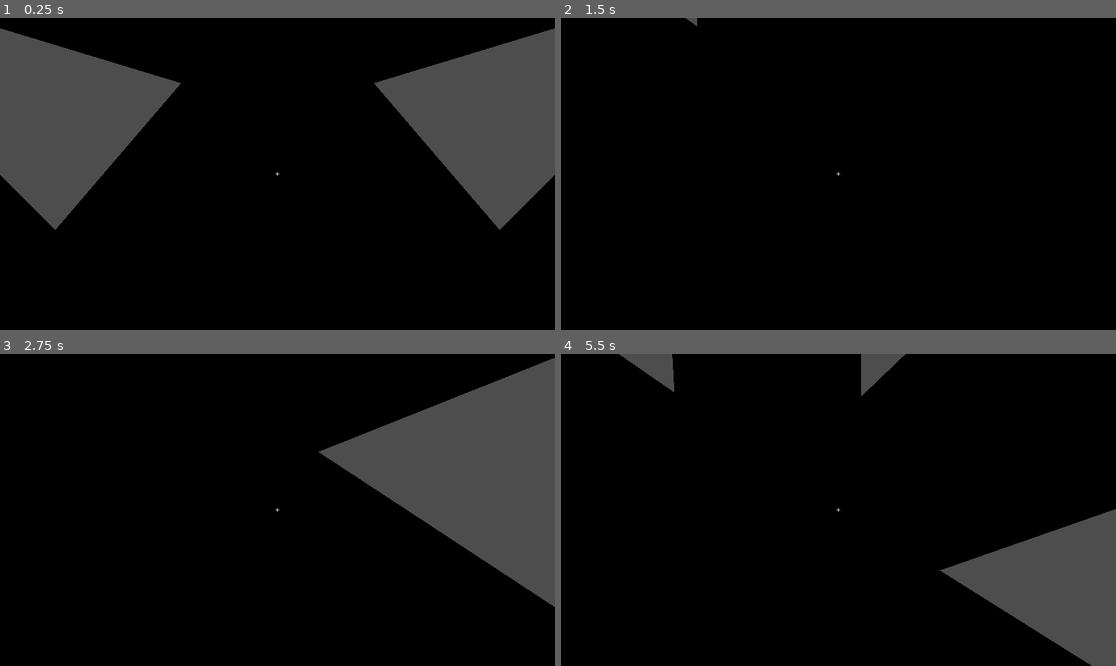
Above: before the commit, frames 1-4 (two rows, left to right).
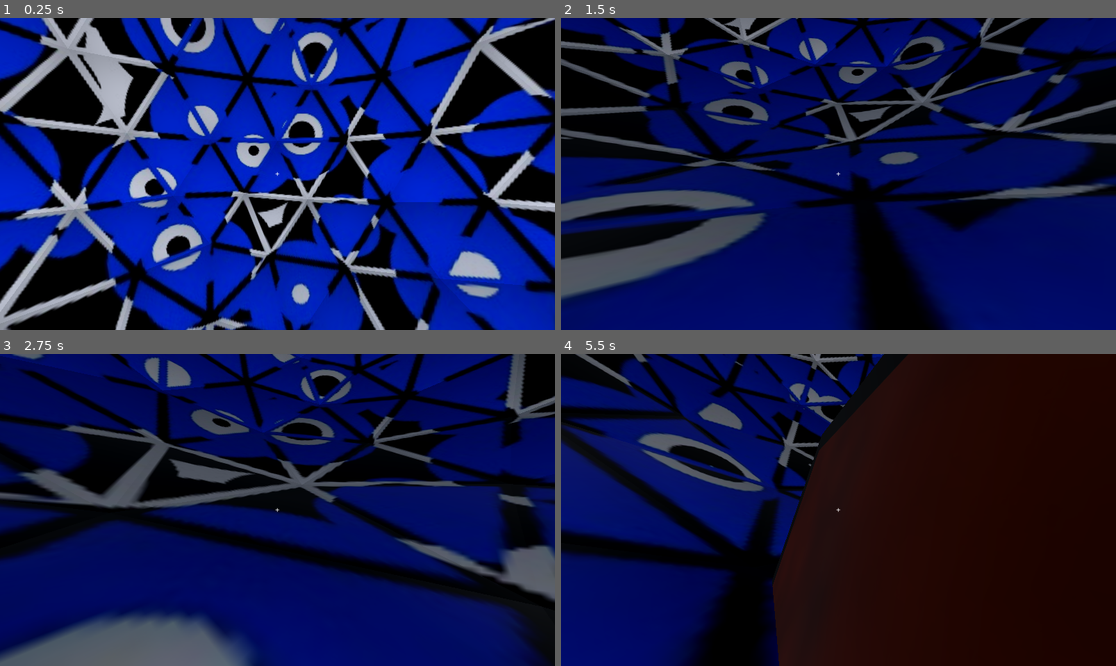
Above: after the commit, the same moments.

Repository: pudgypoultry/gmtk2025
Game: Godot game, scene res://Scenes/world.tscn
The game is run twice, just before and just after one commit, with the same random seed, the same clock (stepped at 60 frames per second) and the same inputs. Before the commit the project starts from res://Scenes/test_ground.tscn.
Inputs (mouse positions are in pixels of both pictures, inside the frame that each line leads up to):
- Up to frame 1 (0.25 s): no input
- Up to frame 2 (1.5 s): move the mouse to (866, 174) at 0.52 s; hold Shift (Run) 0.53-1.28 s; hold W (MoveForward) from 0.53 s (still down); click (866, 174) at 0.67 s; move the mouse to (810, 174) at 1.27 s; tap 1 (Toggle Pillar L1) at 1.35 s
- Up to frame 3 (2.75 s): keep holding W (MoveForward); move the mouse to (288, 503) at 2.02 s; hold 2 (Toggle Pillar L2) from 2.03 s (still down)
- Up to frame 4 (5.5 s): keep holding W (MoveForward); move the mouse to (832, 516) at 2.77 s; release 2 (Toggle Pillar L2) at 2.78 s; tap 3 (Toggle Pillar L3) at 2.85 s; click (832, 516) at 2.92 s; move the mouse to (877, 513) at 3.52 s; hold 4 (Toggle Pillar L4) 3.53-4.28 s; move the mouse to (794, 506) at 4.27 s; tap Shift (Run) at 4.35 s; move the mouse to (844, 510) at 5.02 s; hold 1 (Toggle Pillar L1) from 5.03 s (still down); click (844, 510) at 5.17 s

The runs differ from the first frame. In frame 1, 83% of the frame differs, in the area x 0-100%, y 0-100%; in frame 2, 77%; in frame 3, 84%; in frame 4, 88%.

Commit message:
Updating World script and still testing player

Diff:
--- a/CharacterController.tscn
+++ b/CharacterController.tscn
@@ -15,7 +15,7 @@
 bottom_radius = 0.3
 height = 0.1
 
-[node name="CharacterBody3D" type="CharacterBody3D" node_paths=PackedStringArray("head", "camera", "camTarget", "rayFolder", "downRayFolder", "forwardRayFolder", "downForwardRayFolder")]
+[node name="CharacterBody3D" type="CharacterBody3D" node_paths=PackedStringArray("head", "camera", "camTarget", "rayFolder", "normalCheckray", "debugShape")]
 script = ExtResource("1_wubm4")
 speed = 10.0
 runSpeed = 20.0
@@ -23,9 +23,8 @@
 camera = NodePath("Head/Camera3D")
 camTarget = NodePath("Head/Camera3D/CamTarget")
 rayFolder = NodePath("RayFolder")
-downRayFolder = NodePath("RayFolderModified/Down")
-forwardRayFolder = NodePath("RayFolderModified/Forward")
-downForwardRayFolder = NodePath("RayFolderModified/DownForward")
+normalCheckray = NodePath("GroundNormalCheck")
+debugShape = NodePath("MeshInstance3D")
 
 [node name="MeshInstance3D" type="MeshInstance3D" parent="."]
 mesh = SubResource("CapsuleMesh_l0jw5")
@@ -741,64 +740,6 @@
 [node name="RIGHT56" type="RayCast3D" parent="RayFolder"]
 transform = Transform3D(-2.98023e-08, 0, 1, -0.258819, 0.965926, -1.34513e-08, -0.965926, -0.258819, -2.98023e-08, -0.125, 0, 0)
 target_position = Vector3(1, 0, 0)
-hit_back_faces = false
-
-[node name="RayFolderModified" type="Node3D" parent="."]
-transform = Transform3D(2, 0, 0, 0, 2, 0, 0, 0, 2, 0, 0, 0)
-visible = false
-
-[node name="Down" type="Node3D" parent="RayFolderModified"]
-
-[node name="RayCast3D" type="RayCast3D" parent="RayFolderModified/Down"]
-hit_back_faces = false
-
-[node name="RayCast3D4" type="RayCast3D" parent="RayFolderModified/Down"]
-transform = Transform3D(1, 0, 0, 0, 1, 0, 0, 0, 1, 0, 0, 0.25)
-hit_back_faces = false
-
-[node name="RayCast3D7" type="RayCast3D" parent="RayFolderModified/Down"]
-transform = Transform3D(1, 0, 0, 0, 1, 0, 0, 0, 1, 0, 0, -0.25)
-hit_back_faces = false
-
-[node name="Forward" type="Node3D" parent="RayFolderModified"]
-transform = Transform3D(1, 0, 0, 0, -4.37114e-08, -1, 0, 1, -4.37114e-08, 0, 0, 0)
-
-[node name="RayCast3D" type="RayCast3D" parent="RayFolderModified/Forward"]
-hit_back_faces = false
-
-[node name="RayCast3D4" type="RayCast3D" parent="RayFolderModified/Forward"]
-transform = Transform3D(1, 0, 0, 0, 1, 0, 0, 0, 1, 0, 0, 0.25)
-hit_back_faces = false
-
-[node name="RayCast3D7" type="RayCast3D" parent="RayFolderModified/Forward"]
-transform = Transform3D(1, 0, 0, 0, 1, 0, 0, 0, 1, 0, 0, -0.25)
-hit_back_faces = false
-
-[node name="RayCast3D2" type="RayCast3D" parent="RayFolderModified/Forward"]
-hit_back_faces = false
-
-[node name="RayCast3D5" type="RayCast3D" parent="RayFolderModified/Forward"]
-transform = Transform3D(1, 0, 0, 0, 1, 0, 0, 0, 1, 0, 0, 0.25)
-hit_back_faces = false
-
-[node name="RayCast3D8" type="RayCast3D" parent="RayFolderModified/Forward"]
-transform = Transform3D(1, 0, 0, 0, 1, 0, 0, 0, 1, 0, 0, -0.25)
-hit_back_faces = false
-
-[node name="DownForward" type="Node3D" parent="RayFolderModified"]
-transform = Transform3D(1, 0, 0, 0, 0.707107, 0.707107, 0, -0.707107, 0.707107, 0, -0.5, -0.75)
-
-[node name="RayCast3D" type="RayCast3D" parent="RayFolderModified/DownForward"]
-target_position = Vector3(0, -1.25, 0)
-hit_back_faces = false
-
-[node name="RayCast3D4" type="RayCast3D" parent="RayFolderModified/DownForward"]
-transform = Transform3D(1, 0, 0, 0, 1, 0, 0, 0, 1, 0, 0, 0.25)
-hit_back_faces = false
-
-[node name="RayCast3D7" type="RayCast3D" parent="RayFolderModified/DownForward"]
-transform = Transform3D(1, 0, 0, 0, 1, 0, 0, 0, 1, 0, 0, -0.25)
-target_position = Vector3(0, -1.5, 0)
 hit_back_faces = false
 
 [node name="Control" type="Control" parent="."]
@@ -819,3 +760,8 @@
 text = "+"
 horizontal_alignment = 1
 vertical_alignment = 1
+
+[node name="GroundNormalCheck" type="RayCast3D" parent="."]
+transform = Transform3D(1, 0, 0, 0, 1, 0, 0, 0, 1, 0, -0.72974, 0)
+collision_mask = 2049
+hit_back_faces = false
--- a/Scenes/pillar_control.gd
+++ b/Scenes/pillar_control.gd
@@ -7,6 +7,14 @@
 @export var pillar_set_L4:IcoPillarMover
 @export var shell_node:Node3D
 @export var shell_detection_ray:RayCast3D
+@export var player_detection_ray:RayCast3D
+
+var pillar_sets = [pillar_set_L1, pillar_set_L2, pillar_set_L3, pillar_set_L4]
+
+
+func _process(delta) -> void:
+	player_detection_ray.target_position = player_node.global_position * 2
+
 
 func _input(event) -> void:
 	if event.is_action_pressed("Toggle Pillar L1"):
@@ -34,11 +42,24 @@
 		if obj:
 			pillar_set_L4.MoveRadially(obj)
 
+
 func FindNearestPillar(pillar_set) -> Node3D:
 	var min_pos:float = 10000000
 	var target:Node3D
 	for pillar in pillar_set.get_child(0).get_children():
 		var dis:float = (pillar.position - player_node.position).length_squared()
+		if dis < min_pos:
+			min_pos = dis
+			target = pillar
+	print("found target: " + target.name)
+	return target
+
+
+func FindNearestPillarToPostion(set_number : int, pos : Vector3) -> Node3D:
+	var min_pos:float = 10000000
+	var target:Node3D
+	for pillar in pillar_sets[set_number - 1].get_child(0).get_children():
+		var dis:float = (pillar.position - pos).length_squared()
 		if dis < min_pos:
 			min_pos = dis
 			target = pillar
@@ -71,3 +92,7 @@
 		# return pillar matching set
 		return result.collider.get_parent()
 	return null
+
+
+func ActivatePillar(pillar : Node3D, layer : int) -> void:
+		pillar_sets[layer - 1].MoveRadially(pillar)
--- a/Scenes/world.tscn
+++ b/Scenes/world.tscn
@@ -22,7 +22,7 @@
 background_color = Color(0.427493, 0.427493, 0.427493, 1)
 sky = SubResource("Sky_k7acu")
 
-[node name="World" type="Node3D" node_paths=PackedStringArray("player_node", "pillar_set_L1", "pillar_set_L2", "pillar_set_L3", "pillar_set_L4", "shell_node", "shell_detection_ray")]
+[node name="World" type="Node3D" node_paths=PackedStringArray("player_node", "pillar_set_L1", "pillar_set_L2", "pillar_set_L3", "pillar_set_L4", "shell_node", "shell_detection_ray", "player_detection_ray")]
 script = ExtResource("1_o06y3")
 player_node = NodePath("CharacterBody3D")
 pillar_set_L1 = NodePath("Ico_Layer_01")
@@ -31,6 +31,7 @@
 pillar_set_L4 = NodePath("Ico_Layer_04")
 shell_node = NodePath("Ico_Shell")
 shell_detection_ray = NodePath("CharacterBody3D/Head/Camera3D/TargetRay")
+player_detection_ray = NodePath("PlayerDetectionRay")
 
 [node name="Ico_Layer_01" parent="." instance=ExtResource("3_k7acu")]
 inactive_distance = 10.0
@@ -47,8 +48,14 @@
 inactive_distance = 30.0
 animation_length = 2.5
 
+[node name="PlayerDetectionRay" type="RayCast3D" parent="."]
+collision_mask = 2048
+hit_back_faces = false
+
 [node name="CharacterBody3D" parent="." instance=ExtResource("7_o06y3")]
+rotationSpeed = 10.0
 verticalCameraClamp = 85.0
+rotationCheckTolerance = 0.01
 
 [node name="ShellFinder" type="RayCast3D" parent="CharacterBody3D"]
 transform = Transform3D(1, 0, 0, 0, 1, 0, 0, 0, 1, 0, 0.598501, -0.969988)
--- a/Scripts/SpiderController.gd
+++ b/Scripts/SpiderController.gd
@@ -6,32 +6,43 @@
 @export var speed : float = 5
 @export var runSpeed : float = 10
 @export var maxTileLineLength : int = 10
+@export var tileCheckTolerance : float = 0.05
+@export var rotationCheckTolerance : float = 0.05
+@export var rotationCheckInterval : float = 0.005
+
 
 @export_category("Plugging in Nodes")
 @export var head : Node3D
 @export var camera : Node3D
 @export var camTarget : Node3D
 @export var rayFolder : Node3D
-@export var downRayFolder : Node3D
-@export var forwardRayFolder : Node3D
-@export var downForwardRayFolder : Node3D
-
+@export var normalCheckray : RayCast3D
+@export var debugShape : MeshInstance3D
+
+var worldReference
 var gravity := Vector3(0,-3,0)
 var jumpVec := Vector3(0, 75, 0)
-var avgNormal : Vector3 = Vector3.ZERO
+var avgNormal : Vector3 = Vector3.UP
 var MOUSE_SENS := 0.005
+var tileCheckTimer : float = 0.0
+var rotationCheckTimer : float = 0.0
 var baseSpeed
 var extravelocity := Vector3.ZERO
 var jumpVectors := Vector3.ZERO
+var lastUpDirection : Vector3 = Vector3.UP
 var bodyOn : StaticBody3D
 var currentTarget : Node3D = null
 var mouseSensMulti := 1
 var tempDict : Dictionary = {}
-
-var visitedTiles : Array = []
+var visitedTileNormals : Array = []
+var checkingForNewTile : bool = false
+var onDifferentTile : bool = true
+var isRotating : bool = false
+var currentLevel : int = 1
 
 
 func _ready() -> void:
+	worldReference = get_parent()
 	Input.set_mouse_mode(Input.MOUSE_MODE_CAPTURED)
 	velocity = Vector3.ZERO
 	baseSpeed = speed
@@ -68,25 +79,7 @@
 		if r.is_colliding():
 			numOfRaysColliding += 1
 			avgNor += r.get_collision_normal()
-	#for ray in downRayFolder.get_children():
-		#var r : RayCast3D = ray
-		#if r.is_colliding():
-			#numOfRaysColliding += 1
-			#avgNor += r.get_collision_normal()
-			#print("Down Normal: " + str(r.get_collision_normal()))
-	#for ray in forwardRayFolder.get_children():
-		#var r : RayCast3D = ray
-		#if r.is_colliding():
-			#numOfRaysColliding += 1
-			#avgNor += r.get_collision_normal()
-			#forwardColliding = true
-	#if !forwardColliding:
-		#for ray in downForwardRayFolder.get_children():
-			#var r : RayCast3D = ray
-			#if r.is_colliding():
-				#numOfRaysColliding += 1
-				#avgNor += r.get_collision_normal()
-				#print("DownForward Normal: " + str(r.get_collision_normal()))
+
 	if avgNor:
 		avgNor /= numOfRaysColliding
 		avgNormal = avgNor.normalized()
@@ -112,6 +105,15 @@
 
 
 func _physics_process(delta: float) -> void:
+	rotationCheckTimer += delta
+	if rotationCheckTimer > rotationCheckInterval:
+		rotationCheckTimer = 0
+		if up_direction.dot(lastUpDirection) > 1 - rotationCheckTolerance:
+			isRotating = false
+		else:
+			isRotating = true
+		lastUpDirection = up_direction
+		print(isRotating)
 	OrientCharacterToDirection(up_direction, delta)
 	velocity = speed * get_dir()
 	checkRays()
@@ -121,26 +123,84 @@
 	elif is_on_floor():
 		jumpVectors = Vector3.ZERO
 	velocity += jumpVectors
+	ManagevisitedTileNormals(delta)
 	up_direction = avgNormal.normalized()
 	move_and_slide()
 
 
-func ManageVisitedTiles():
-	pass
-
-
-func SteppedOnNewTile():
-	pass
+func ManagevisitedTileNormals(delta):
+	var newTileFound = false
+
+	# if our up_direction changed, we're potentially on a new tile
+	if !isRotating && onDifferentTile:
+		checkingForNewTile = true
+		onDifferentTile = false
+
+	# if current tile is the same as last we checked and we are in the state of checking to see that we're on a new tile
+	if checkingForNewTile and lastUpDirection == up_direction:
+		# need to see if we've been on the same up_direction for some amount of time
+		tileCheckTimer += delta
+		if tileCheckTimer > tileCheckTolerance && !isRotating:
+			newTileFound = true
+			tileCheckTimer = 0
+
+	if newTileFound:
+		if normalCheckray.is_colliding():
+			SteppedOnNewTile(normalCheckray.get_collision_normal())
+
+
+
+func SteppedOnNewTile(tileNormal : Vector3):
 	# if up_direction changes AND new up_direction is contained in the tile dictionary,
 	#	then I stepped on a new tile for sure
 	# First, check that that tile is not in the array already
 	#	If it is, initiate check for successful loop
 	#	Otherwise, light it up and keep going
-
-
-func CheckForLoop():
-	pass
+	if normalCheckray.is_colliding():
+		var currentNormal = normalCheckray.get_collision_normal()
+		var currentKey = NormalsDatabase.NormalToKey(currentNormal)
+		if currentKey in NormalsDatabase.normals_database.keys():
+			var newTile = NormalsDatabase.normals_database[currentKey]
+			if newTile in visitedTileNormals and newTile != visitedTileNormals[len(visitedTileNormals)-1]:
+				CheckForTileLoop()
+			elif newTile not in visitedTileNormals:
+				print("Added " + str(newTile) + " to visited tiles!")
+				visitedTileNormals.append(newTile)
+				var newDebugCheck = debugShape.duplicate()
+				get_parent().add_child(newDebugCheck)
+				newDebugCheck.position = global_position
+	onDifferentTile = true
+
+
+func CheckForTileLoop():
+	# Make sure there are at least 3 tiles, otherwise it's just doubling back and you know whatever
 	# Get average normal
+	print("Starting tile loop check")
+	var average = Vector3.ZERO
+	var numNormals = 0
+	for norm in visitedTileNormals:
+		numNormals += 1
+		average += norm
+	if average:
+		average /= numNormals
+		average = average.normalized()
+
+	# If any tile in the dict *and* that isn't in visitedTileNormals has a closer dot product to the avg normal than
+	# any tile in visitedTileNormals, we know it's been looped
+	var minDotProductDifference = 1
+	for tile in visitedTileNormals:
+		var currentDot = average.dot(tile)
+		if 1 - currentDot < minDotProductDifference:
+			minDotProductDifference = currentDot
+	for tile in NormalsDatabase.normals_database.values():
+		if 1 - average.dot(tile) < minDotProductDifference and tile not in visitedTileNormals:
+			ActivateTile(tile)
+	visitedTileNormals.clear()
+
+
+func ActivateTile(tile : Vector3):
+	print("Activating: " + str(tile))
+	worldReference.ActivatePillar
 
 
 func get_dir() -> Vector3:
--- a/project.godot
+++ b/project.godot
@@ -11,7 +11,7 @@
 [application]
 
 config/name="GMTK2025"
-run/main_scene="uid://co4hvlgma4g2f"
+run/main_scene="uid://dr66k8ebq4ha2"
 config/features=PackedStringArray("4.4", "GL Compatibility")
 config/icon="res://icon.svg"
 
Binary file changed: Assets/images/EyeMinion_COLOR.jpg
Not shown: 1 places in Scenes/eye_minion.tscn that only renumber resources
